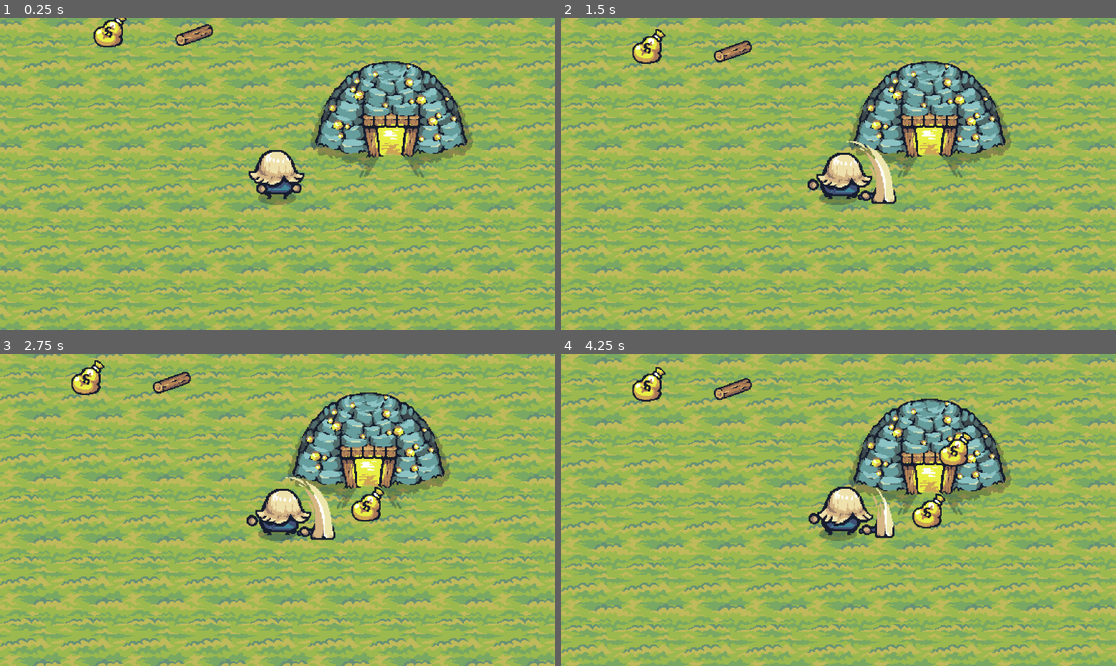
Above: before the commit, frames 1-4 (two rows, left to right).
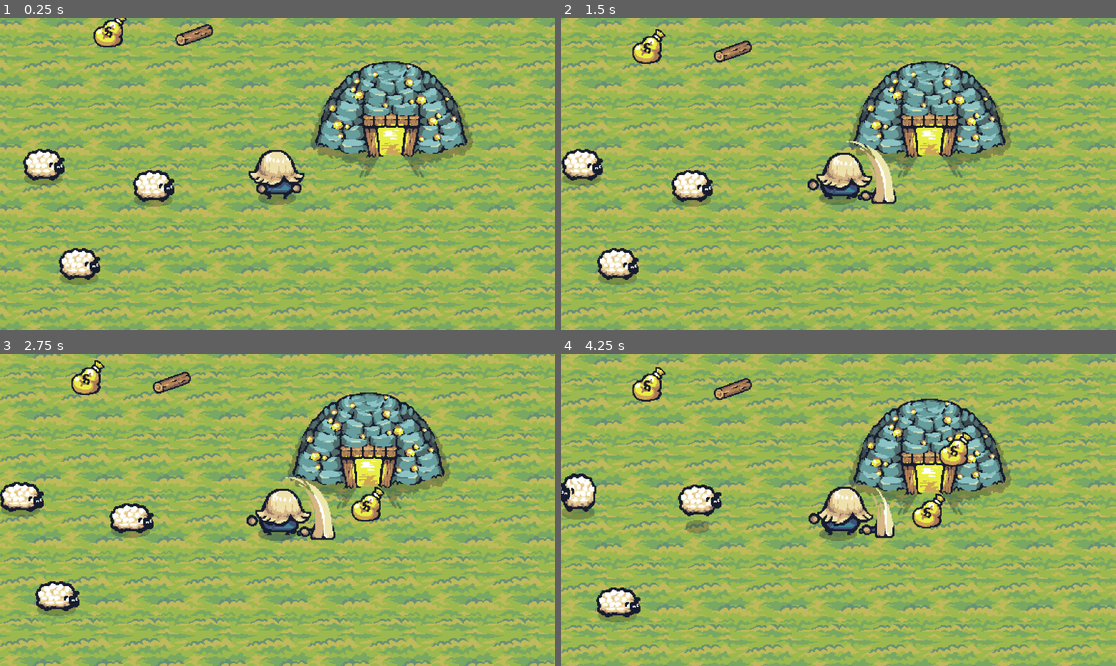
Above: after the commit, the same moments.

Repository: akawhc/tiny-age-of-king
Game: Godot game, scene res://scenes/homeland.tscn
Two runs of this game, one before a commit and one after it. Both use one fixed random seed, a clock stepped at 60 frames per second and the inputs below. The project has no main scene, so this scene is started directly.
Inputs (mouse positions are in pixels of both pictures, inside the frame that each line leads up to):
- Up to frame 1 (0.25 s): no input
- Up to frame 2 (1.5 s): move the mouse to (960, 158) at 0.52 s; hold Right (ui_right) 0.53-1.28 s; hold Q (drop) 0.53-1.28 s; tap Space (chop) at 0.77, 1.07 s; tap X (mine) at 0.8, 1.35 s; move the mouse to (727, 189) at 1.27 s; hold Down (ui_down) from 1.28 s (still down)
- Up to frame 3 (2.75 s): tap Space (chop) at 1.52, 1.55, 1.82 s; move the mouse to (333, 441) at 2.02 s; release Down (ui_down) at 2.03 s; hold Right (ui_right) from 2.03 s (still down); hold Space (chop) from 2.03 s (still down); tap Q (drop) at 2.3 s
- Up to frame 4 (4.25 s): move the mouse to (810, 572) at 2.77 s; release Right (ui_right) at 2.78 s; release Space (chop) at 2.78 s; hold Up (ui_up) 2.78-3.53 s; tap Q (drop) at 2.85 s; tap Space (chop) at 3.02, 3.32 s; tap X (mine) at 3.05, 3.6 s; move the mouse to (1005, 556) at 3.52 s; hold Left (ui_left) from 3.53 s (still down); hold Space (chop) from 3.53 s (still down)

The runs differ from the first frame. In frame 1, 2.2% of the frame differs, in the area x 4-32%, y 41-86%; in frame 2, 2.2%; in frame 3, 2.2%; in frame 4, 2.3%, in the area x 0-29%, y 38-86%.

Commit message:
feat: 增加动物羊, 工人通过捕猎获取食物
肉还有腐烂的特性

Diff:
--- a/scenes/homeland.tscn
+++ b/scenes/homeland.tscn
@@ -35,6 +35,7 @@
 [ext_resource type="PackedScene" uid="uid://db7w7k4sofqnr" path="res://scenes/resources/gold.tscn" id="33_fph12"]
 [ext_resource type="PackedScene" uid="uid://b8j6v3q4y8n0x" path="res://scenes/resources/wood.tscn" id="34_lcbja"]
 [ext_resource type="PackedScene" uid="uid://bo6o26bl2gexf" path="res://scenes/resources/meat.tscn" id="35_jyqfj"]
+[ext_resource type="PackedScene" uid="uid://dt58y5ip4b0jw" path="res://scenes/resources/sheep.tscn" id="36_au03j"]
 
 [sub_resource type="TileSetAtlasSource" id="TileSetAtlasSource_4i3b1"]
 texture = ExtResource("4_i6rp5")
@@ -751,3 +752,12 @@
 
 [node name="meat" parent="." instance=ExtResource("35_jyqfj")]
 position = Vector2(-3703, 2525)
+
+[node name="sheep" parent="." instance=ExtResource("36_au03j")]
+position = Vector2(-3793, 2878)
+
+[node name="sheep2" parent="." instance=ExtResource("36_au03j")]
+position = Vector2(-3830, 2775)
+
+[node name="sheep3" parent="." instance=ExtResource("36_au03j")]
+position = Vector2(-3716, 2797)
--- /dev/null
+++ b/scenes/resources/sheep.tscn
@@ -0,0 +1,138 @@
+[gd_scene load_steps=21 format=3 uid="uid://dt58y5ip4b0jw"]
+
+[ext_resource type="Texture2D" uid="uid://dc5mqbu1ng7ue" path="res://sprites/Tiny Swords/Resources/Sheep/HappySheep_Bouncing.png" id="1_0l1o3"]
+[ext_resource type="Script" path="res://scripts/resource/sheep.gd" id="1_kvcw0"]
+[ext_resource type="Texture2D" uid="uid://pxtq5e7oy1h8" path="res://sprites/Tiny Swords/Resources/Sheep/HappySheep_Idle.png" id="2_v655n"]
+
+[sub_resource type="AtlasTexture" id="AtlasTexture_fp311"]
+atlas = ExtResource("1_0l1o3")
+region = Rect2(0, 0, 128, 128)
+
+[sub_resource type="AtlasTexture" id="AtlasTexture_7vev4"]
+atlas = ExtResource("1_0l1o3")
+region = Rect2(128, 0, 128, 128)
+
+[sub_resource type="AtlasTexture" id="AtlasTexture_1fmdq"]
+atlas = ExtResource("1_0l1o3")
+region = Rect2(256, 0, 128, 128)
+
+[sub_resource type="AtlasTexture" id="AtlasTexture_yd7bn"]
+atlas = ExtResource("1_0l1o3")
+region = Rect2(384, 0, 128, 128)
+
+[sub_resource type="AtlasTexture" id="AtlasTexture_4gwid"]
+atlas = ExtResource("1_0l1o3")
+region = Rect2(512, 0, 128, 128)
+
+[sub_resource type="AtlasTexture" id="AtlasTexture_tlqgn"]
+atlas = ExtResource("1_0l1o3")
+region = Rect2(640, 0, 128, 128)
+
+[sub_resource type="AtlasTexture" id="AtlasTexture_6lu2v"]
+atlas = ExtResource("2_v655n")
+region = Rect2(0, 0, 128, 128)
+
+[sub_resource type="AtlasTexture" id="AtlasTexture_rj0kx"]
+atlas = ExtResource("2_v655n")
+region = Rect2(128, 0, 128, 128)
+
+[sub_resource type="AtlasTexture" id="AtlasTexture_2ejmq"]
+atlas = ExtResource("2_v655n")
+region = Rect2(256, 0, 128, 128)
+
+[sub_resource type="AtlasTexture" id="AtlasTexture_nq7ah"]
+atlas = ExtResource("2_v655n")
+region = Rect2(384, 0, 128, 128)
+
+[sub_resource type="AtlasTexture" id="AtlasTexture_32d5o"]
+atlas = ExtResource("2_v655n")
+region = Rect2(512, 0, 128, 128)
+
+[sub_resource type="AtlasTexture" id="AtlasTexture_yqhrs"]
+atlas = ExtResource("2_v655n")
+region = Rect2(640, 0, 128, 128)
+
+[sub_resource type="AtlasTexture" id="AtlasTexture_ciwfh"]
+atlas = ExtResource("2_v655n")
+region = Rect2(768, 0, 128, 128)
+
+[sub_resource type="AtlasTexture" id="AtlasTexture_5r4a2"]
+atlas = ExtResource("2_v655n")
+region = Rect2(896, 0, 128, 128)
+
+[sub_resource type="SpriteFrames" id="SpriteFrames_5oha7"]
+animations = [{
+"frames": [{
+"duration": 1.0,
+"texture": SubResource("AtlasTexture_fp311")
+}, {
+"duration": 1.0,
+"texture": SubResource("AtlasTexture_7vev4")
+}, {
+"duration": 1.0,
+"texture": SubResource("AtlasTexture_1fmdq")
+}, {
+"duration": 1.0,
+"texture": SubResource("AtlasTexture_yd7bn")
+}, {
+"duration": 1.0,
+"texture": SubResource("AtlasTexture_4gwid")
+}, {
+"duration": 1.0,
+"texture": SubResource("AtlasTexture_tlqgn")
+}],
+"loop": true,
+"name": &"bouncing",
+"speed": 5.0
+}, {
+"frames": [{
+"duration": 1.0,
+"texture": SubResource("AtlasTexture_6lu2v")
+}, {
+"duration": 1.0,
+"texture": SubResource("AtlasTexture_rj0kx")
+}, {
+"duration": 1.0,
+"texture": SubResource("AtlasTexture_2ejmq")
+}, {
+"duration": 1.0,
+"texture": SubResource("AtlasTexture_nq7ah")
+}, {
+"duration": 1.0,
+"texture": SubResource("AtlasTexture_32d5o")
+}, {
+"duration": 1.0,
+"texture": SubResource("AtlasTexture_yqhrs")
+}, {
+"duration": 1.0,
+"texture": SubResource("AtlasTexture_ciwfh")
+}, {
+"duration": 1.0,
+"texture": SubResource("AtlasTexture_5r4a2")
+}],
+"loop": true,
+"name": &"idle",
+"speed": 5.0
+}]
+
+[sub_resource type="CircleShape2D" id="CircleShape2D_ra4cq"]
+radius = 17.0
+
+[sub_resource type="CircleShape2D" id="CircleShape2D_wjx4r"]
+radius = 29.0172
+
+[node name="sheep" type="CharacterBody2D" groups=["animals", "attackable"]]
+script = ExtResource("1_kvcw0")
+
+[node name="AnimatedSprite2D" type="AnimatedSprite2D" parent="."]
+sprite_frames = SubResource("SpriteFrames_5oha7")
+animation = &"bouncing"
+autoplay = "idle"
+
+[node name="CollisionShape2D" type="CollisionShape2D" parent="."]
+shape = SubResource("CircleShape2D_ra4cq")
+
+[node name="DetectionArea" type="Area2D" parent="."]
+
+[node name="CollisionShape2D" type="CollisionShape2D" parent="DetectionArea"]
+shape = SubResource("CircleShape2D_wjx4r")
--- /dev/null
+++ b/scripts/resource/sheep.gd
@@ -0,0 +1,258 @@
+# @file: sheep.gd
+# @brief: 绵羊行为脚本
+# @author: ponywu
+
+extends CharacterBody2D
+
+# 绵羊相关常量
+const SHEEP_CONFIG = {
+	"health": {
+		"max": 100,             # 最大生命值
+		"hit_flash_time": 0.2,  # 受击闪烁时间
+	},
+	"movement": {
+		"speed": 20,         # 移动速度
+		"wander_radius": 100,  # 游荡半径
+		"direction_change_time": {
+			"min": 4.0,      # 最小方向变化时间
+			"max": 8.0       # 最大方向变化时间
+		},
+		"idle_time": {
+			"min": 3.0,      # 最小静止时间
+			"max": 6.0       # 最大静止时间
+		}
+	},
+	"death": {
+		"meat_drop": {
+			"min": 2,        # 最小掉落肉数量
+			"max": 4,        # 最大掉落肉数量
+			"spread_radius": 20  # 肉掉落散布半径
+		}
+	},
+	"animation": {
+		"idle_chance": 0.6   # 静止动画的概率
+	}
+}
+
+# 状态枚举
+enum SheepState {
+	IDLE,     # 静止状态
+	MOVING,   # 移动状态
+	HURT,     # 受伤状态
+	DEAD      # 死亡状态
+}
+
+# 绵羊状态
+var current_state: SheepState = SheepState.IDLE
+var current_health: int = SHEEP_CONFIG.health.max
+var spawn_position: Vector2  # 出生位置，用于限制游荡范围
+var move_direction: Vector2 = Vector2.ZERO
+var state_timer: float = 0.0
+var next_state_change: float = 0.0
+var is_dead: bool = false  # 是否死亡的标记
+
+# 节点引用
+@onready var animated_sprite: AnimatedSprite2D = $AnimatedSprite2D
+@onready var collision_shape: CollisionShape2D = $CollisionShape2D
+# 预加载肉资源场景
+@onready var meat_scene = preload("res://scenes/resources/meat.tscn")
+
+func _ready() -> void:
+	add_to_group("animals")
+	add_to_group("attackable")  # 添加到可攻击组，让工人能攻击绵羊
+	spawn_position = global_position
+	current_health = SHEEP_CONFIG.health.max
+
+	# 确保碰撞设置正确
+	collision_shape.set_deferred("disabled", false)
+
+	# 确保检测区域的碰撞掩码和层设置正确
+	if has_node("DetectionArea"):
+		var detection_area = get_node("DetectionArea")
+		detection_area.collision_mask = 1  # 确保可以检测到工人
+		detection_area.collision_layer = 2  # 设置成与工人不同的层
+		detection_area.body_entered.connect(_on_body_entered)
+		detection_area.body_exited.connect(_on_body_exited)
+		print("绵羊的检测区域已设置")
+
+	# 初始状态设置
+	_change_state(SheepState.IDLE)
+	_pick_random_movement_time()
+
+	print("绵羊初始化完成，位置:", global_position, "生命值:", current_health)
+
+func _process(delta: float) -> void:
+	match current_state:
+		SheepState.IDLE:
+			_process_idle_state(delta)
+		SheepState.MOVING:
+			_process_moving_state(delta)
+		SheepState.HURT:
+			_process_hurt_state(delta)
+		SheepState.DEAD:
+			# 死亡状态不需要处理任何逻辑
+			pass
+
+func _physics_process(_delta: float) -> void:
+	if current_state == SheepState.MOVING:
+		velocity = move_direction * SHEEP_CONFIG.movement.speed
+		move_and_slide()
+
+# 处理静止状态
+func _process_idle_state(delta: float) -> void:
+	state_timer += delta
+	if state_timer >= next_state_change:
+		# 时间到，切换到移动状态
+		_change_state(SheepState.MOVING)
+		_pick_random_movement_time()
+
+# 处理移动状态
+func _process_moving_state(delta: float) -> void:
+	state_timer += delta
+	if state_timer >= next_state_change:
+		# 时间到，有概率切换到静止状态
+		if randf() < SHEEP_CONFIG.animation.idle_chance:
+			_change_state(SheepState.IDLE)
+		else:
+			# 继续移动，但改变方向
+			_pick_new_direction()
+		_pick_random_movement_time()
+
+# 处理受伤状态
+func _process_hurt_state(delta: float) -> void:
+	state_timer += delta
+	if state_timer >= SHEEP_CONFIG.health.hit_flash_time:
+		# 受伤闪烁结束，返回之前的状态
+		if current_health <= 0:
+			_change_state(SheepState.DEAD)
+			_die()
+		else:
+			_change_state(SheepState.IDLE)
+
+# 切换状态
+func _change_state(new_state: SheepState) -> void:
+	current_state = new_state
+	state_timer = 0.0
+
+	match new_state:
+		SheepState.IDLE:
+			animated_sprite.play("idle")
+			move_direction = Vector2.ZERO
+			velocity = Vector2.ZERO
+		SheepState.MOVING:
+			animated_sprite.play("bouncing")
+			_pick_new_direction()
+		SheepState.HURT:
+			# 闪烁效果
+			var hurt_tween = create_tween()
+			hurt_tween.tween_property(animated_sprite, "modulate", Color(1, 0.3, 0.3, 0.7), 0.1)
+			hurt_tween.tween_property(animated_sprite, "modulate", Color(1, 1, 1, 1), 0.1)
+		SheepState.DEAD:
+			# 死亡状态的设置
+			animated_sprite.stop()
+			# 闪烁然后淡出
+			var death_tween = create_tween()
+			death_tween.tween_property(animated_sprite, "modulate", Color(1, 0, 0, 0.7), 0.2)
+			death_tween.tween_property(animated_sprite, "modulate", Color(1, 1, 1, 0), 0.3)
+			death_tween.tween_callback(queue_free)  # 动画结束后删除实例
+
+# 选择新的随机移动方向
+func _pick_new_direction() -> void:
+	# 计算一个指向出生点的方向向量，用于限制绵羊不会走太远
+	var to_spawn = spawn_position - global_position
+	var distance_to_spawn = to_spawn.length()
+
+	if distance_to_spawn > SHEEP_CONFIG.movement.wander_radius:
+		# 如果距离出生点太远，有70%的概率往回走
+		if randf() < 0.7:
+			move_direction = to_spawn.normalized()
+		else:
+			move_direction = Vector2(randf_range(-1, 1), randf_range(-1, 1)).normalized()
+	else:
+		# 在游荡范围内，随机选择方向
+		move_direction = Vector2(randf_range(-1, 1), randf_range(-1, 1)).normalized()
+
+	# 根据移动方向设置精灵朝向
+	if move_direction.x < 0:
+		animated_sprite.flip_h = true
+	elif move_direction.x > 0:
+		animated_sprite.flip_h = false
+
+# 选择随机状态持续时间
+func _pick_random_movement_time() -> void:
+	if current_state == SheepState.IDLE:
+		next_state_change = randf_range(
+			SHEEP_CONFIG.movement.idle_time.min,
+			SHEEP_CONFIG.movement.idle_time.max
+		)
+	else:
+		next_state_change = randf_range(
+			SHEEP_CONFIG.movement.direction_change_time.min,
+			SHEEP_CONFIG.movement.direction_change_time.max
+		)
+
+# 受到攻击
+func take_damage(damage: int) -> void:
+	if current_state == SheepState.DEAD or is_dead:
+		return
+
+	current_health -= damage
+	print("绵羊受到攻击，伤害: ", damage, " 剩余生命: ", current_health, "/", SHEEP_CONFIG.health.max)
+
+	_change_state(SheepState.HURT)
+
+	# 播放受击动画
+	var hit_effect = create_tween()
+	hit_effect.tween_property(self, "position", position + Vector2(randf_range(-5, 5), randf_range(-5, 5)), 0.1)
+	hit_effect.tween_property(self, "position", position, 0.1)
+
+# 死亡处理
+func _die() -> void:
+	print("绵羊死亡")
+	is_dead = true  # 设置死亡标记
+	# 禁用碰撞
+	collision_shape.set_deferred("disabled", true)
+
+	# 随机确定掉落的肉数量
+	var meat_count = randi_range(
+		SHEEP_CONFIG.death.meat_drop.min,
+		SHEEP_CONFIG.death.meat_drop.max
+	)
+
+	# 掉落肉
+	_drop_meat(meat_count)
+
+# 掉落肉资源
+func _drop_meat(count: int) -> void:
+	var spread_radius = SHEEP_CONFIG.death.meat_drop.spread_radius
+
+	for i in range(count):
+		# 创建肉实例
+		var meat_instance = meat_scene.instantiate()
+
+		# 随机位置，在绵羊周围的圆形区域内
+		var random_angle = randf() * 2 * PI
+		var random_distance = randf() * spread_radius
+		var spawn_offset = Vector2(cos(random_angle), sin(random_angle)) * random_distance
+
+		# 设置肉的位置
+		meat_instance.position = global_position + spawn_offset
+
+		# 将肉添加到场景中
+		get_tree().get_root().add_child(meat_instance)
+
+	print("绵羊掉落了 ", count, " 块肉")
+
+# 当工人进入检测范围
+func _on_body_entered(body: Node2D) -> void:
+	if body.is_in_group("workers"):
+		if body.has_method("set_nearest_animal"):
+			body.set_nearest_animal(self)
+			print("工人进入绵羊范围，按空格键攻击")
+
+# 当工人离开检测范围
+func _on_body_exited(body: Node2D) -> void:
+	if body.is_in_group("workers"):
+		if body.has_method("set_nearest_animal") and body.nearest_animal == self:
+			body.set_nearest_animal(null)
+			print("工人离开绵羊范围")
--- a/scripts/worker/chop_manager.gd
+++ b/scripts/worker/chop_manager.gd
@@ -1,5 +1,5 @@
 # @file: chop_manager.gd
-# @brief: 管理工人的砍树动作
+# @brief: 管理工人的 chop 动作
 # @author: ponywu
 # @date: 2025-03-22
 
@@ -10,7 +10,7 @@
 	"animation": "chop",
 	"damage": 20,
 	"hit_frame": 5,  # 在第5帧检测伤害
-	"arc_angle": 60.0,  # 攻击弧度角度（度）
+	"arc_angle": 80.0,  # 攻击弧度角度（度）
 	"arc_distance": 70.0  # 攻击弧度距离
 }
 
@@ -40,7 +40,7 @@
 	if not has_hit and sprite.animation == CHOP_CONFIG.animation:
 		var current_frame = sprite.frame
 		if current_frame == CHOP_CONFIG.hit_frame:
-			check_tree_hit()
+			check_hit()
 			has_hit = true
 
 # 动画完成时的处理
@@ -48,7 +48,7 @@
 	has_hit = false
 
 # 检查是否命中树木
-func check_tree_hit() -> void:
+func check_hit() -> void:
 	# 使用弧形区域检测来判断是否砍到树
 	var space_state = parent.get_world_2d().direct_space_state
 	var attack_direction = Vector2.RIGHT if not animated_sprite.flip_h else Vector2.LEFT
@@ -57,6 +57,7 @@
 	var arc_angle_rad = deg_to_rad(CHOP_CONFIG.arc_angle)  # 将角度转换为弧度
 	var arc_distance = CHOP_CONFIG.arc_distance
 	var hit_trees = []
+	var hit_animals = []
 
 	# 在弧形区域内进行多次射线检测，模拟弧形区域
 	var num_rays = 5  # 使用5条射线来模拟弧形
@@ -77,10 +78,12 @@
 
 		if result and "collider" in result:
 			var collider = result.collider
-			if collider.get_parent() is AnimatedSprite2D and collider.get_parent().is_in_group("trees"):
-				# 避免重复添加同一棵树
-				if not hit_trees.has(collider.get_parent()):
+			if collider.get_parent().is_in_group("trees"):
+				if not hit_trees.has(collider.get_parent()):  # 去重
 					hit_trees.append(collider.get_parent())
+			elif collider.get_parent().is_in_group("animals"):
+				if not hit_animals.has(collider.get_parent()):  # 去重
+					hit_animals.append(collider.get_parent())
 
 	# 对所有在弧形范围内的树造成伤害
 	for tree in hit_trees:
@@ -89,3 +92,12 @@
 
 	if hit_trees.is_empty():
 		print("没有砍到树！")
+
+	# 对所有在弧形范围内的动物造成伤害
+	for animal in hit_animals:
+		if animal.has_method("take_damage"):
+			animal.take_damage(CHOP_CONFIG.damage)
+			print("命中动物！造成", CHOP_CONFIG.damage, "点伤害")
+
+	if not hit_animals.is_empty():
+		print("攻击命中" + str(hit_animals.size()) + "个目标！")
--- a/scripts/worker/worker.gd
+++ b/scripts/worker/worker.gd
@@ -22,7 +22,6 @@
 var is_chopping = false
 var is_mining = false
 var is_building = false
-var is_hunting = false
 
 # 节点引用
 @onready var animated_sprite_2d = $AnimatedSprite2D
@@ -69,7 +68,7 @@
 
 	if event.is_action_pressed("chop"):
 		# 如果已经在执行动画，不再开始新的动作
-		if is_chopping or is_mining or is_hunting:
+		if is_chopping or is_mining:
 			return
 
 		# 如果携带着资源，不能进行攻击动作
@@ -81,9 +80,6 @@
 		if nearest_mine and not nearest_mine.is_depleted:
 			# 如果附近有金矿，执行挖矿动作
 			start_mine()
-		elif nearest_animal and not nearest_animal.is_dead:
-			# 如果附近有动物，执行狩猎动作
-			start_hunt()
 		else:
 			# 否则执行砍树动作
 			start_chop()
@@ -97,7 +93,7 @@
 		var direction = Vector2.ZERO
 
 		# 如果正在砍树、挖矿、狩猎或建造，暂时不允许移动
-		if not is_chopping and not is_mining and not is_building and not is_hunting:
+		if not is_chopping and not is_mining and not is_building:
 			direction.x = Input.get_axis("ui_left", "ui_right")
 			direction.y = Input.get_axis("ui_up", "ui_down")
 
@@ -108,13 +104,13 @@
 			# 更新朝向
 			if direction.x != 0:
 				facing_direction = Vector2(sign(direction.x), 0)
-				if not is_chopping and not is_mining and not is_building and not is_hunting:
+				if not is_chopping and not is_mining and not is_building:
 					animated_sprite_2d.flip_h = direction.x < 0
 		else:
 			velocity = Vector2.ZERO
 
 		# 更新动画
-		if not is_chopping and not is_mining and not is_building and not is_hunting:
+		if not is_chopping and not is_mining and not is_building:
 			animation_manager.set_animation_state(velocity, is_carrying_any_resource())
 
 		# 更新资源动画
@@ -176,14 +172,10 @@
 		# 建造动画完成
 		build_manager.on_build_animation_finished()
 		print("建造动作完成，准备下一次建造")
-	elif is_hunting:
-		# 重置狩猎状态
-		is_hunting = false
-		animation_manager.set_animation_state(velocity, is_carrying_any_resource())
-		print("狩猎动作完成，可以再次按空格键执行新的动作")
+
 
 func start_chop() -> void:
-	if is_chopping or is_mining or is_hunting:
+	if is_chopping or is_mining:
 		print("已经在执行动作，无法开始砍树")
 		return
 
@@ -196,7 +188,7 @@
 	print("工人开始砍树一次！")
 
 func start_mine() -> void:
-	if is_chopping or is_mining or is_hunting:
+	if is_chopping or is_mining:
 		print("已经在执行动作，无法开始挖矿")
 		return
 
@@ -216,28 +208,6 @@
 	mining_manager.start_mine(facing_direction, nearest_mine)
 	print("工人开始挖矿一次！")
 
-# 添加狩猎启动逻辑
-func start_hunt() -> void:
-	if is_chopping or is_mining or is_hunting:
-		print("已经在执行动作，无法开始狩猎")
-		return
-
-	if is_carrying_any_resource():
-		print("正在携带资源，无法狩猎")
-		return
-
-	if not nearest_animal:
-		print("附近没有猎物")
-		return
-
-	if nearest_animal.is_dead:
-		print("猎物已经死亡！")
-		return
-
-	is_hunting = true
-	# 这里将来添加狩猎管理器的调用
-	print("工人开始狩猎一次！")
-
 # 设置最近的树
 func set_nearest_tree(tree) -> void:
 	nearest_tree = tree
@@ -253,14 +223,14 @@
 # 收集木材
 func collect_wood(wood = null) -> void:
 	# 如果已经在砍树或挖矿，不能收集木材
-	if is_chopping or is_mining or is_hunting:
+	if is_chopping or is_mining:
 		return
 
 	wood_manager.collect_wood(wood)
 
 # 收集金币
 func collect_gold(gold = null) -> void:
-	if is_chopping or is_mining or is_hunting:
+	if is_chopping or is_mining:
 		return
 
 	if has_node("GoldManager"):
@@ -317,7 +287,7 @@
 
 # 添加肉类收集逻辑
 func collect_meat(meat = null) -> void:
-	if is_chopping or is_mining or is_hunting:
+	if is_chopping or is_mining:
 		return
 
 	if has_node("MeatManager"):
Not shown: 1 places in scenes/homeland.tscn that only renumber resources
